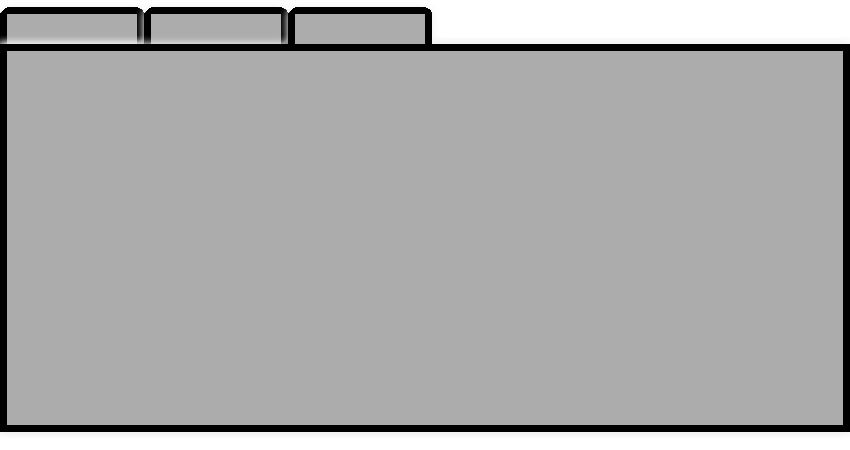
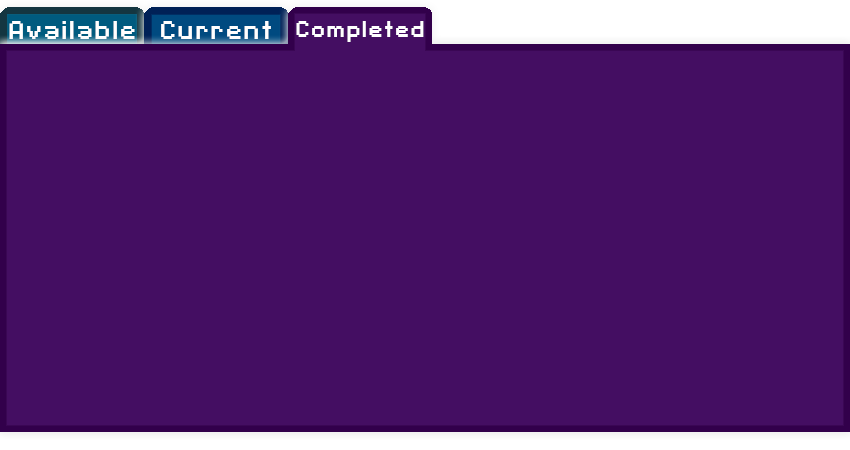
Two versions of the same layered image (w=850, h=450). Layer-by-layer changes:
removed layer "Tab3" over <box>0,7,850,432</box>
removed layer "Tab2" over <box>0,7,850,432</box>
removed layer "Tab1" over <box>0,7,850,432</box>
added layer "Completed" above "Current" over <box>0,7,850,432</box>
added layer "Current" above "Available" over <box>0,7,850,432</box>
added layer "Available" above "Background" over <box>0,7,850,432</box>
hid "Background" over <box>0,7,850,432</box>
